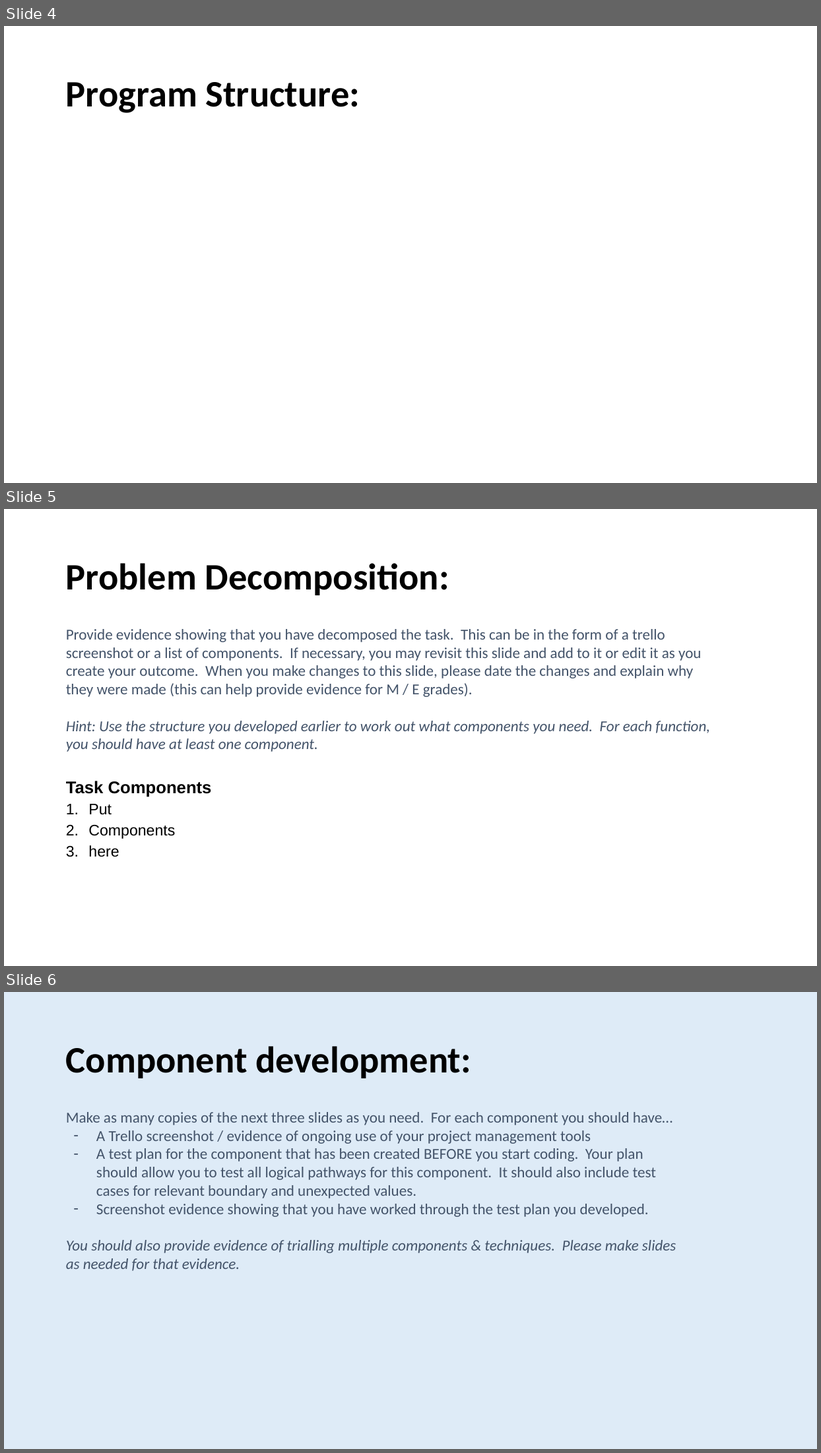
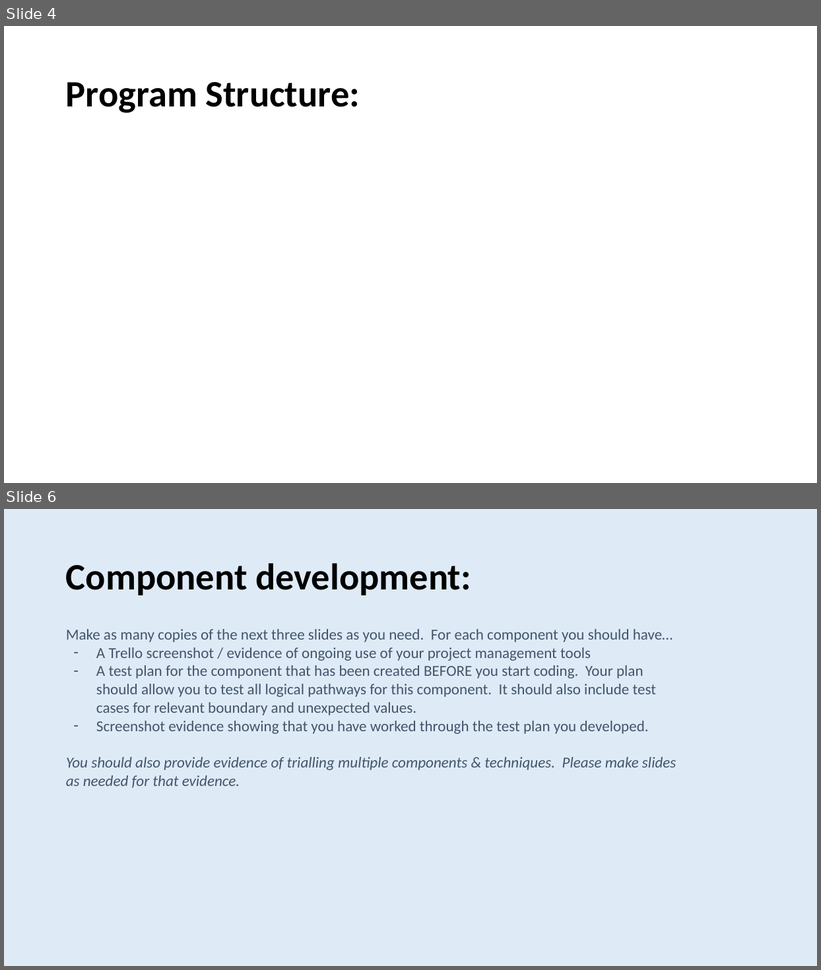
Before and after one commit to Samuel-Burgess/CS-Assesment-Programming, a slide deck: Documentation/3.7 and 3.8 Documentation Samuel Burgess.pptx. Shown one above the other, each under a label of ours: slides 4, 5 and 6 before the commit, slides 4 and 6 after it; the slides between them are not shown. The pictures are 821x1453 and 821x970 pixels, drawn with LibreOffice and Linux fonts; fonts in the diff are those of the drawing. Boxes give left, top, right and bottom in pixels: in the first picture for what was removed or moved away, otherwise in the second. Text is boxed around its words. In the diff, an @@ line names an element or a change of style, - is before the commit and + after.

```diff
--- a/Documentation/3.7 and 3.8 Documentation Samuel Burgess.pptx
+++ b/Documentation/3.7 and 3.8 Documentation Samuel Burgess.pptx
@@ slide 5 removed at [4,509,817,966], background #FFFFFF @@
@@ title removed at [66,563,450,595] @@
-Problem Decomposition:
@@ text removed at [66,629,710,857] @@
-Provide evidence showing that you have decomposed the task. This can be in the form of a trello screenshot or a list of components. If necessary, you may revisit this slide and add to it or edit it as you create your outcome. When you make changes to this slide, please date the changes and explain why they were made (this can help provide evidence for M / E grades).
-Hint: Use the structure you developed earlier to work out what components you need. For each function, you should have at least one component.
-Task Components
-1. Put
-2. Components
-3. here
```
Also in this commit, not shown: 4 slides changed, 33 slides added, 4 other files.
